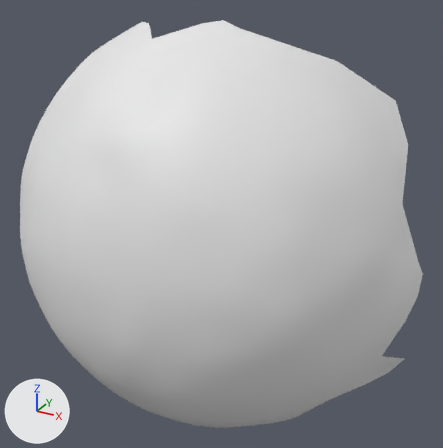
The OBJ model res/final/onecam_fullvolume/cleanedup/FullVolium.000323.obj: old version first, new version second.
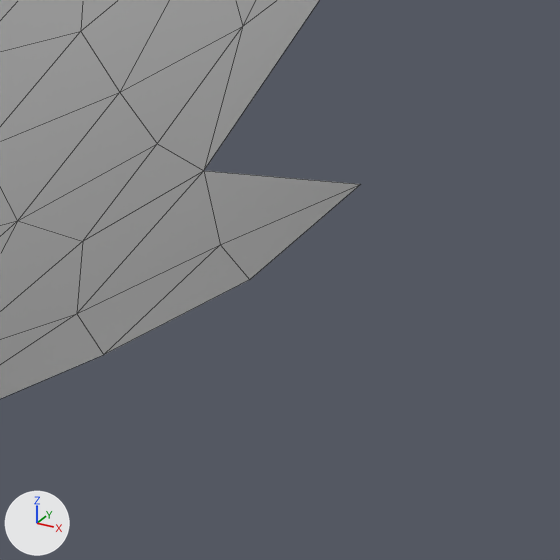
There are two pictures of each version: one whole from a 50 mm camera at (54.8, 236.8, 297.0) aimed at (-39.1, 407.6, 211.6), one close up on the part from 79% to 98% of the width and 74% to 93% of the height. Every picture has the same lights, and +X, +Y and +Z are marked at lower left. The close-ups show mesh edges as thin lines. Where no turn or scale is listed for an object, it has been applied to the vertices.

The scene before the commit, as lines of its bpy script (objects in view):
```python
me_fullvolium_000323 = bpy.data.meshes.new('FullVolium.000323')
me_fullvolium_000323.from_pydata(...)  # 817 vertices, 1595 faces; spans x -123.0..28.0, y 354.0..442.0, z 125.0..279.0
# before: 772 (20.0, 408.0, 177.0) at pixel (203, 170), 787 (20.0, 416.0, 167.0) at pixel (220, 244), 788 (25.0, 423.0, 168.0) at pixel (360, 184), 789 (20.0, 423.0, 160.0) at pixel (249, 279), 790 (16.0, 412.0, 161.0) at pixel (103, 354)
ob_fullvolium_000323 = bpy.data.objects.new('FullVolium.000323', me_fullvolium_000323)
ob_fullvolium_000323.location = (0.0, 0.0, 0.0)
```
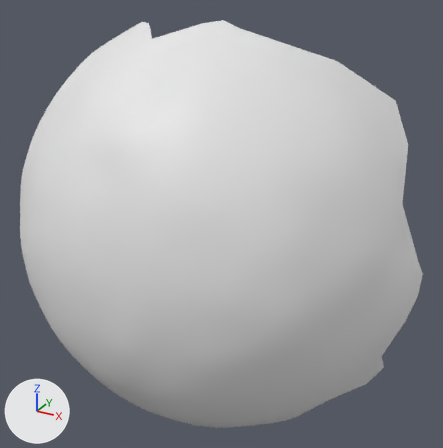
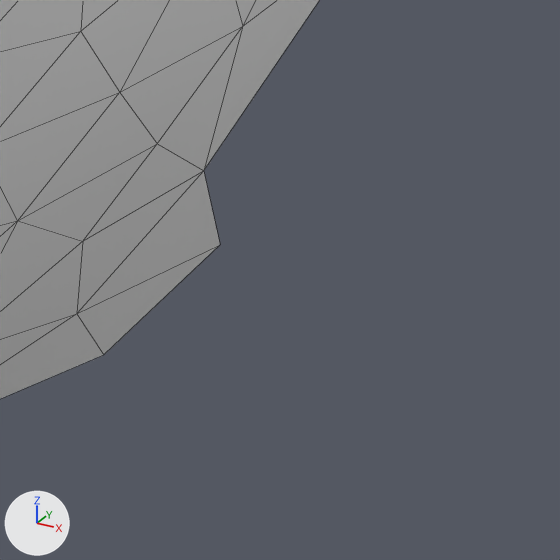
Where the change shows, as pixel boxes [x1, y1, x2, y2] in the close-ups (560 x 560 px):
'FullVolium.000323', reshaped
    before: [0, 0, 360, 399]
    after: [0, 0, 319, 399]
part 1 of me_fullvolium_000323, deleted
    before: [105, 171, 360, 354]

What changed in the scene script:
```text
Change me_fullvolium_000323:
    where me_fullvolium_000323.from_pydata(...)  # 817 vertices, 1595 faces; spans x -123.0..28.0, y 354.0..442.0, z 125.0..279.0
    used by ob_fullvolium_000323; location = (0.0, 0.0, 0.0)
    verts and faces of me_fullvolium_000323; kept vertices keep their numbers, new ones are numbered from 817
    me_fullvolium_000323 part 1
    add delete_vertices([788, 789])  # with the faces that use them
```
